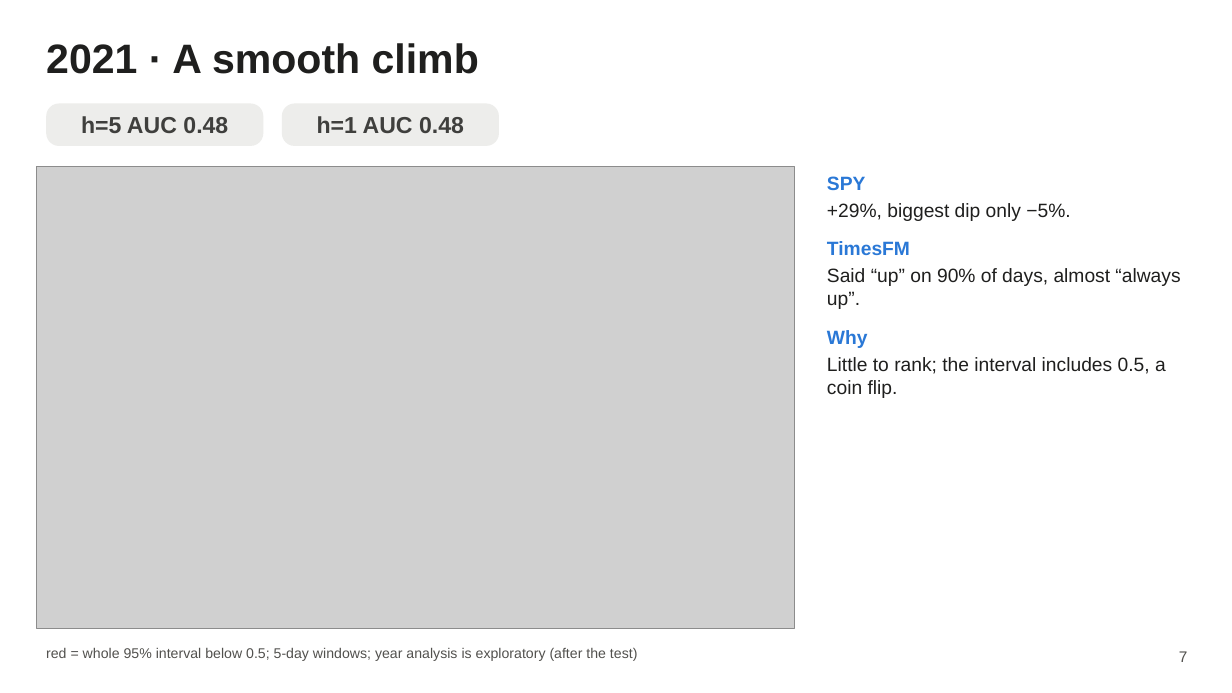
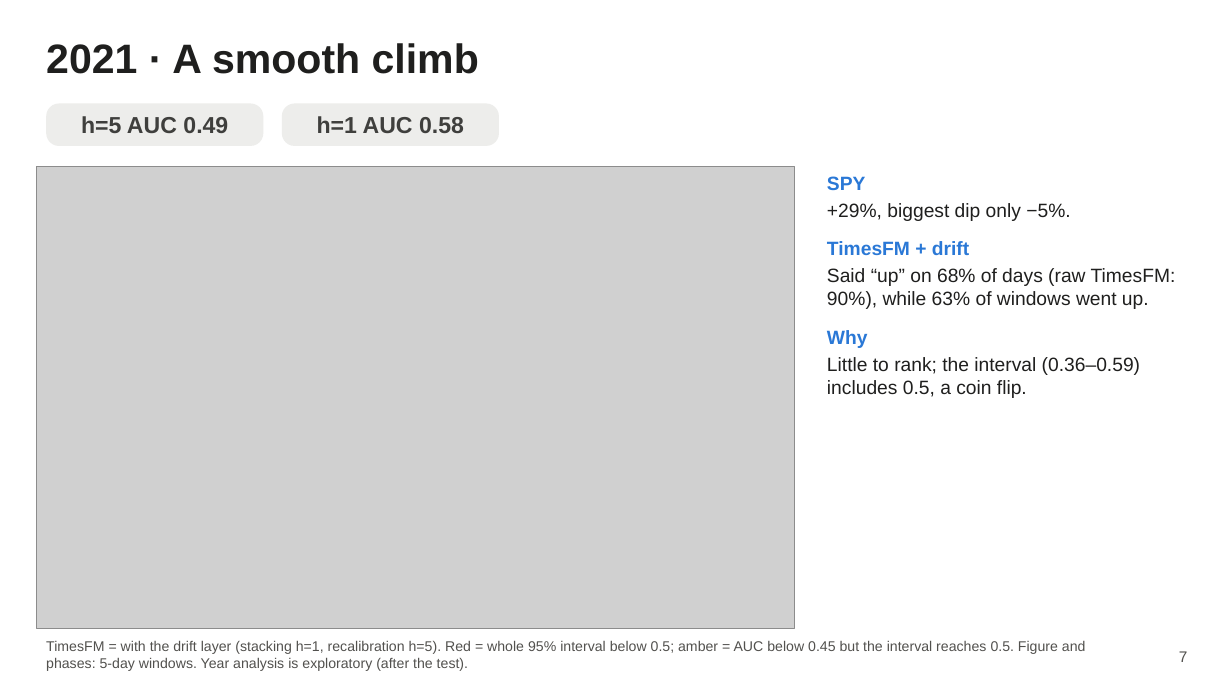
Before and after one commit to AmauryJayr/Predicting-SP500, a slide deck: slide 7 of timesfm3_experiment/slides/timesfm3_slides.pptx. Drawn at 1232x693 pixels with LibreOffice and Linux fonts; fonts in the diff are those of the drawing; grey boxes stand for pictures. Boxes give left, top, right and bottom in pixels: in the first picture for what was removed or moved away, otherwise in the second. Text is boxed around its words. In the diff, an @@ line names an element or a change of style, - is before the commit and + after.

Commit message:
TimesFM-3 slides: drift layer results throughout, new analysis slides
Results and year slides now use TimesFM + drift layer (stacking for h=1,
recalibration for h=5, picked on 2015-2018). Adds the how-it-was-built,
root-cause, drift and VIX slides; removes a stray LibreOffice lock file.

```diff
--- a/timesfm3_experiment/slides/timesfm3_slides.pptx
+++ b/timesfm3_experiment/slides/timesfm3_slides.pptx
@@ text in rounded rectangle at (81,116,228,133): text changed @@
-h=5 AUC 0.48
+h=5 AUC 0.49
@@ text in rounded rectangle at (317,116,464,133): text changed @@
-h=1 AUC 0.48
+h=1 AUC 0.58
@@ text at (827,241,1176,309): text changed @@
-TimesFM
-Said “up” on 90% of days, almost “always up”.
+TimesFM + drift
+Said “up” on 68% of days (raw TimesFM: 90%), while 63% of windows went up.
@@ text at (827,357,1140,398): text changed @@
-Little to rank; the interval includes 0.5, a coin flip.
+Little to rank; the interval (0.36–0.59) includes 0.5, a coin flip.
@@ text at (46,641,1086,671): text changed @@
-red = whole 95% interval below 0.5; 5-day windows; year analysis is exploratory (after the test)
+TimesFM = with the drift layer (stacking h=1, recalibration h=5). Red = whole 95% interval below 0.5; amber = AUC below 0.45 but the interval reaches 0.5. Figure and phases: 5-day windows. Year analysis is exploratory (after the test).
```
Also in this commit, not shown: 11 other slides changed, 1 slide added, 20 other files.
